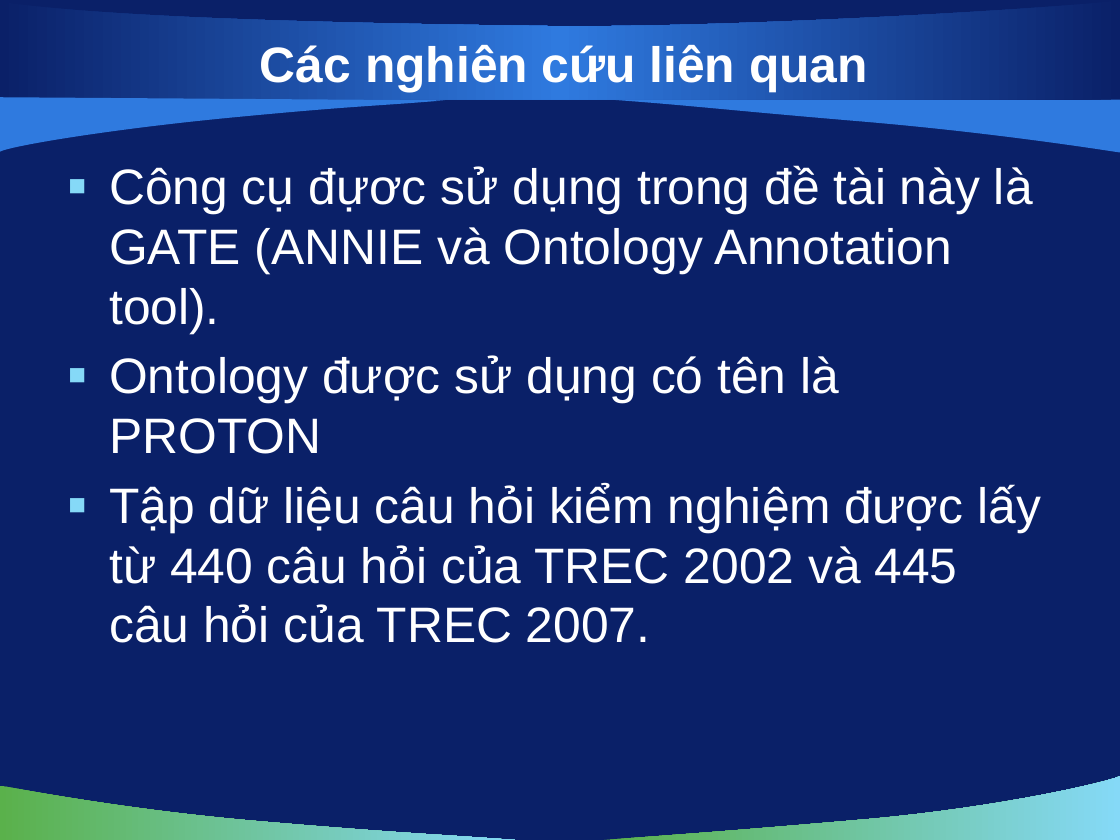
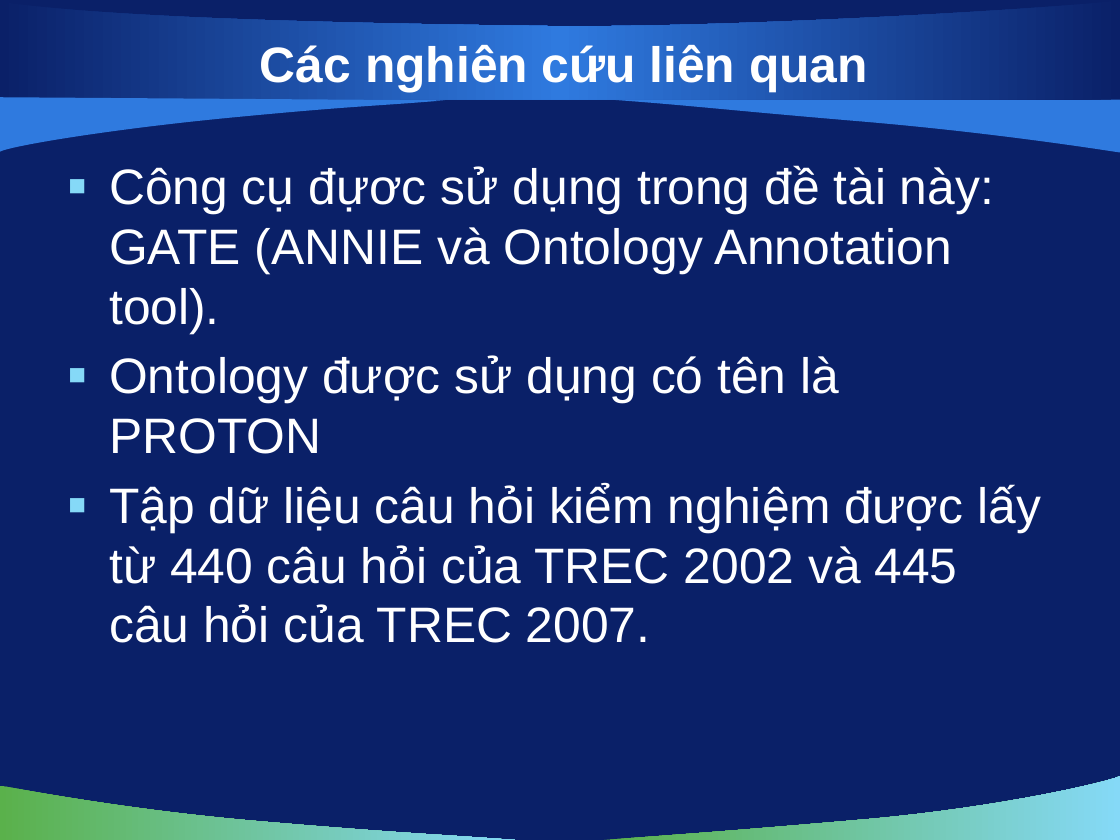
Before and after one commit to vuaviet/filnalproject, a slide deck: slide 15 of De Cuong/De Cuong v0.2.pptx. Drawn at 1120x840 pixels with LibreOffice and Linux fonts; fonts in the diff are those of the drawing; background and template pictures are left out. Boxes give left, top, right and bottom in pixels: in the first picture for what was removed or moved away, otherwise in the second. Text is boxed around its words. In the diff, an @@ line names an element or a change of style, - is before the commit and + after.

```diff
--- a/De Cuong/De Cuong v0.2.pptx
+++ b/De Cuong/De Cuong v0.2.pptx
@@ text at (109, 165, 994, 334): text changed @@
-▪ Công cụ đựơc sử dụng trong đề tài này là GATE (ANNIE và Ontology Annotation tool).
+▪ Công cụ đựơc sử dụng trong đề tài này: GATE (ANNIE và Ontology Annotation tool).
```
Also in this commit, not shown: 1 other slide changed, 1 slide added.
